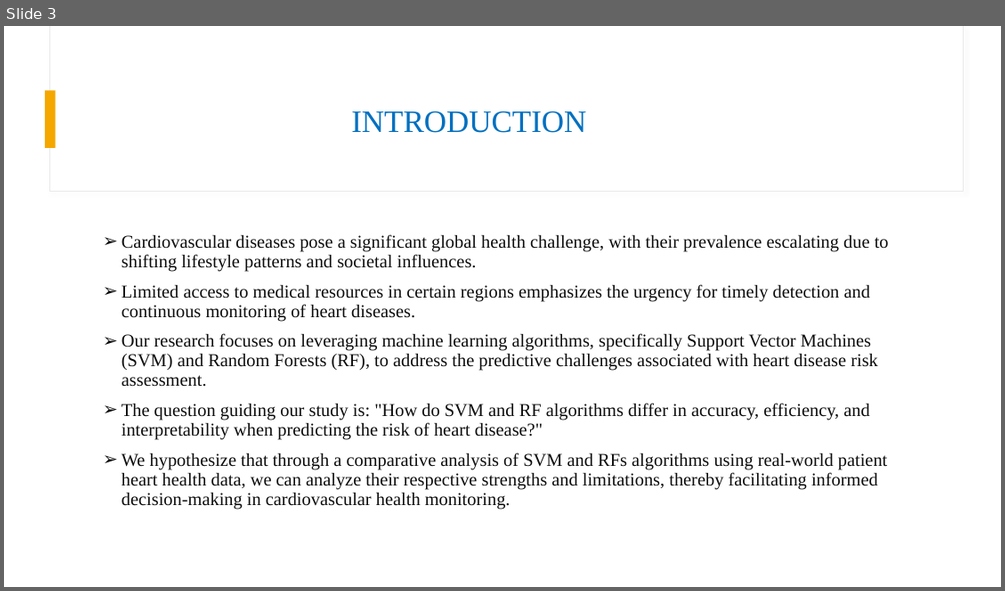
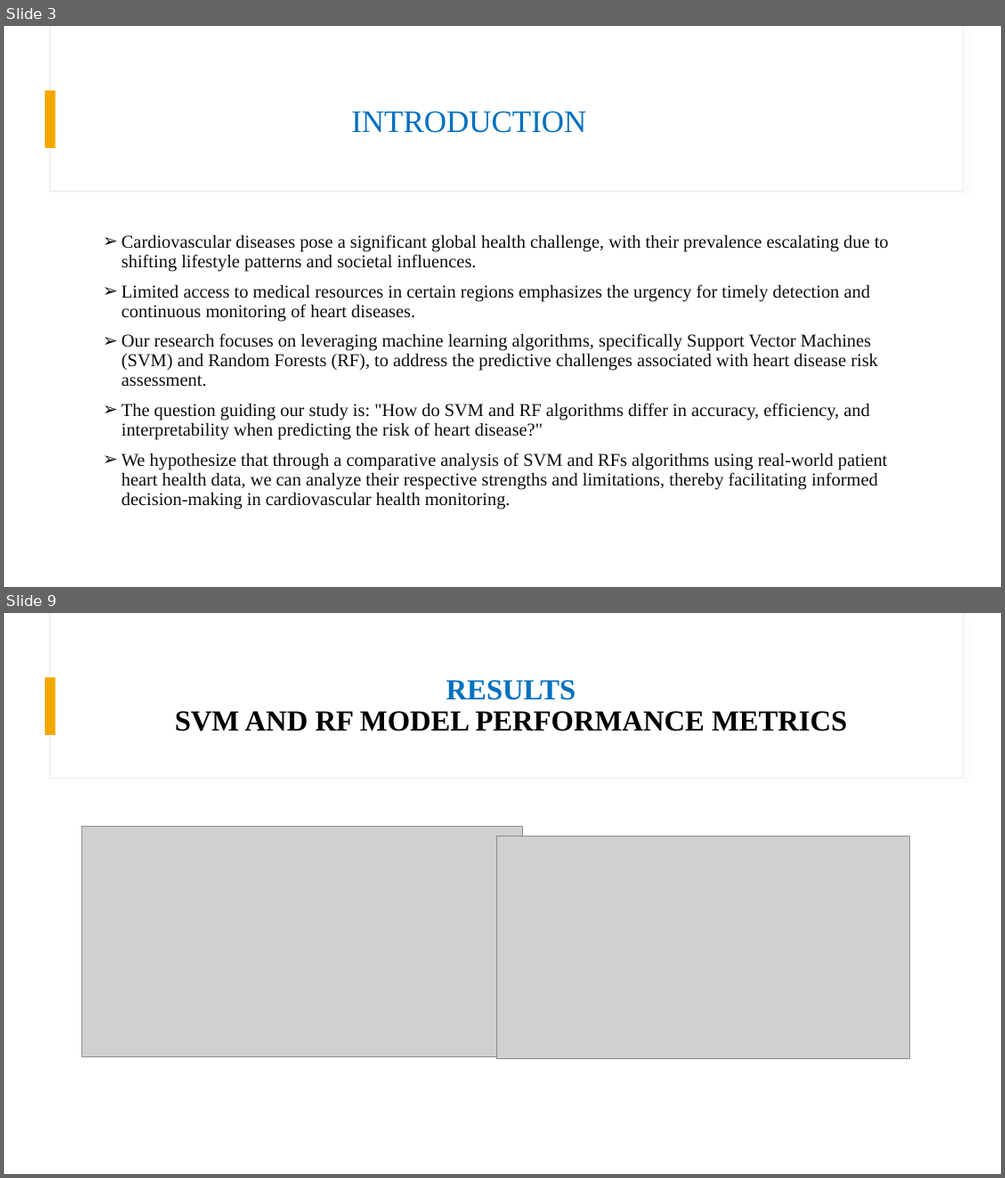
Before and after one commit to csci595-research-lit-spring-2024/595-class-project-spring-2024-chandana3166, a slide deck: presentations/CSCI_595_projectpresentation.pptx. Shown one above the other, each under a label of ours: slide 3 before the commit, slides 3 and 9 after it; the slides between them are not shown. The pictures are 1005x591 and 1005x1178 pixels, drawn with LibreOffice and Linux fonts; fonts in the diff are those of the drawing; grey boxes stand for pictures. Boxes give left, top, right and bottom in pixels: in the first picture for what was removed or moved away, otherwise in the second. Text is boxed around its words. In the diff, an @@ line names an element or a change of style, - is before the commit and + after.

```diff
--- a/presentations/CSCI_595_projectpresentation.pptx
+++ b/presentations/CSCI_595_projectpresentation.pptx
@@ slide 9 added at (4,613,1001,1174), background #FFFFFF; not listed: 3 template elements that a slide beside it also shows @@
@@ title added at (175,680,847,731), 28 pt, text #000000, bold @@
+RESULTS
+SVM AND RF MODEL PERFORMANCE METRICS
@@ picture added at (81,826,522,1056) @@
@@ picture added at (496,836,909,1060) @@
```
Also in this commit, not shown: 1 slide changed, 9 other slides added.
